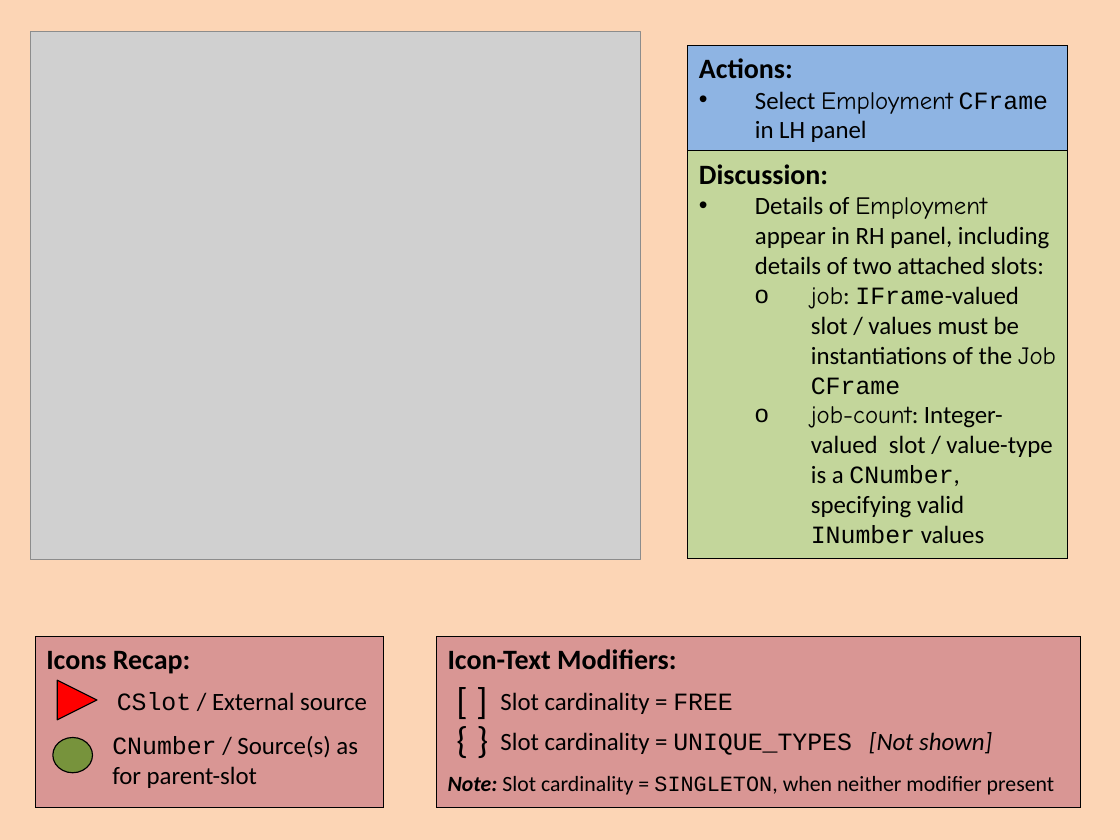
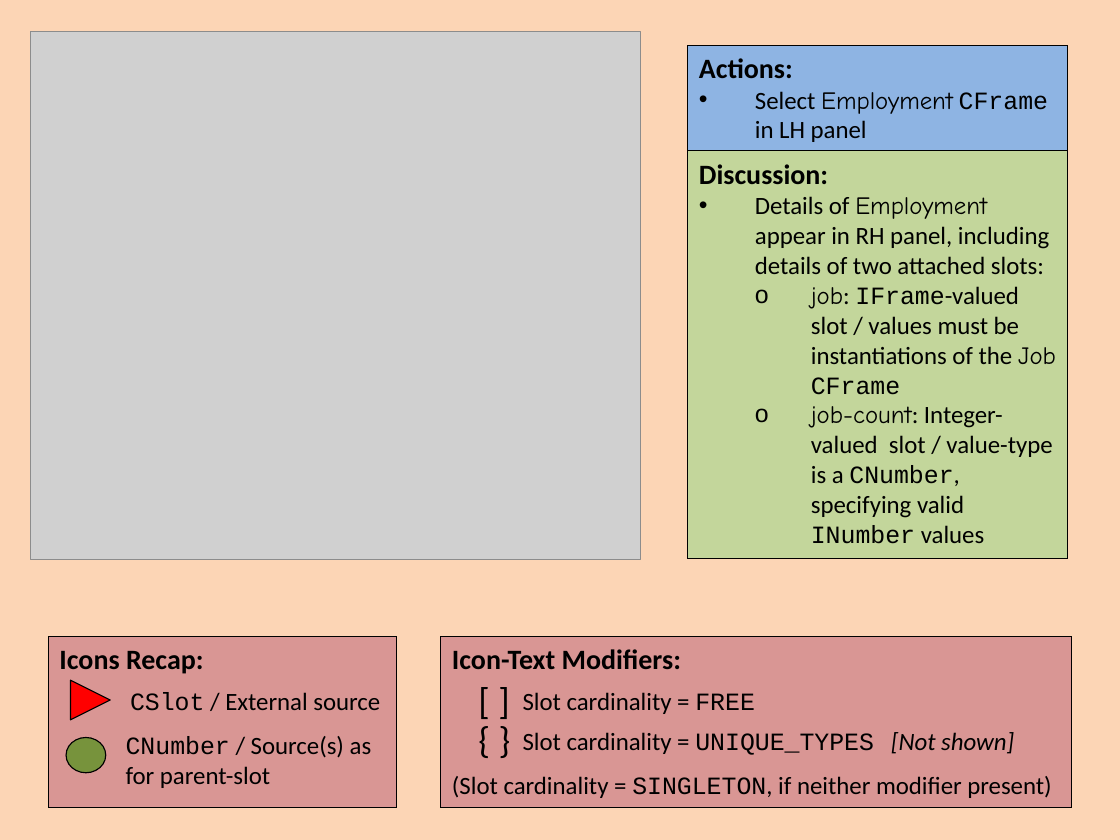
Before and after one commit to colin-puleston/mekon-hobo, a slide deck: slide 15 of docs/MEKON-HOBO Introductory Tutorial.pptx. Drawn at 1120x840 pixels with LibreOffice and Linux fonts; fonts in the diff are those of the drawing; grey boxes stand for pictures. Boxes give left, top, right and bottom in pixels: in the first picture for what was removed or moved away, otherwise in the second. Text is boxed around its words. In the diff, an @@ line names an element or a change of style, - is before the commit and + after.

```diff
--- a/docs/MEKON-HOBO Introductory Tutorial.pptx
+++ b/docs/MEKON-HOBO Introductory Tutorial.pptx
@@ rectangle "Icon-Text Modifiers:": place and size @@
-rectangle "Icon-Text Modifiers:" at [437, 636, 1081, 809]
+rectangle "Icon-Text Modifiers:" at [441, 636, 1072, 809]
@@ text "[ ]": place and size @@
-text "[ ]" at [446, 671, 549, 715]
+text "[ ]" at [467, 671, 570, 715]
@@ text "Slot cardinality = FREE": place and size @@
-text "Slot cardinality = FREE" at [500, 692, 733, 714]
+text "Slot cardinality = FREE" at [523, 692, 755, 714]
@@ text "{ }": place and size @@
-text "{ }" at [446, 711, 544, 755]
+text "{ }" at [467, 711, 566, 755]
@@ 1 text, 1 rectangle, 1 triangle, 1 ellipse: place and size @@
-1 text, 1 rectangle, 1 triangle, 1 ellipse at [35, 636, 383, 809]
+1 text, 1 rectangle, 1 triangle, 1 ellipse at [48, 636, 396, 809]
@@ text "CNumber / Source(s) as for ...": place and size @@
-text "CNumber / Source(s) as for ..." at [112, 736, 358, 788]
+text "CNumber / Source(s) as for ..." at [126, 736, 372, 788]
@@ text "Slot cardinality = UNIQUE_TYPES [Not ...": place and size @@
-text "Slot cardinality = UNIQUE_TYPES [Not ..." at [500, 732, 992, 755]
+text "Slot cardinality = UNIQUE_TYPES [Not ..." at [523, 732, 1014, 755]
@@ text at [452, 776, 1051, 798]: text changed; size 14 to 16 pt @@
-Note: Slot cardinality = SINGLETON, when neither modifier present
+(Slot cardinality = SINGLETON, if neither modifier present)
```
